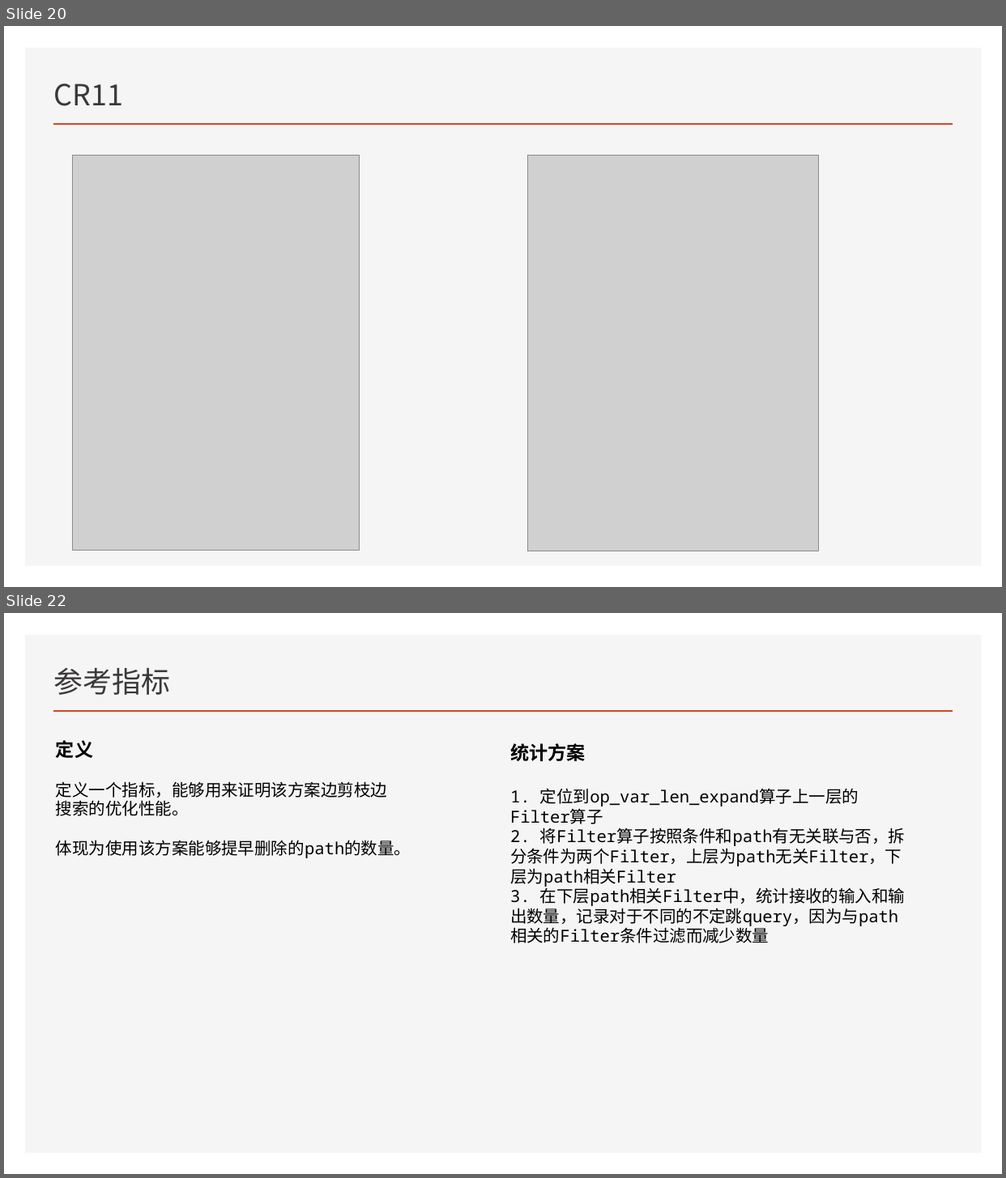
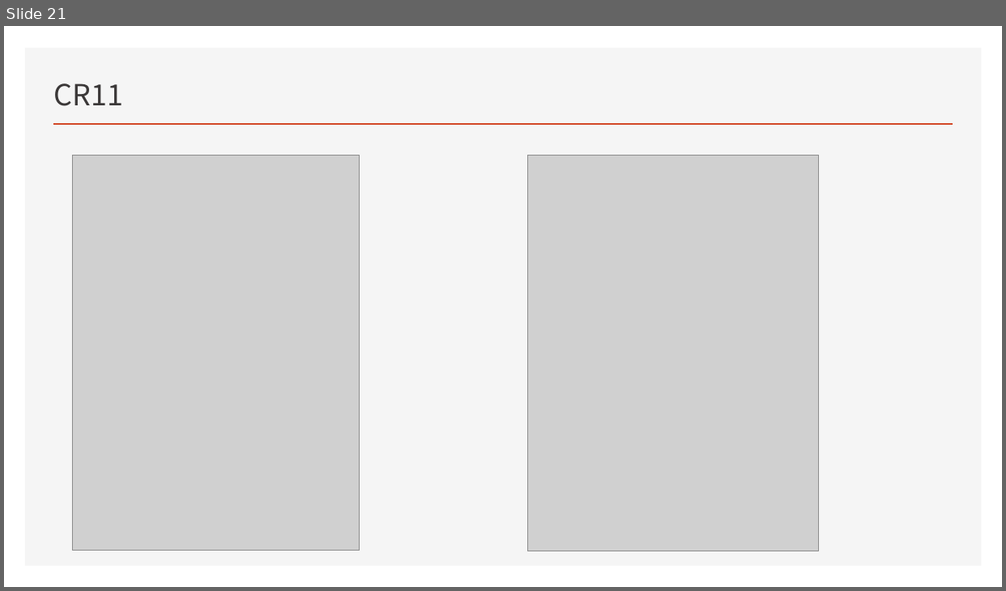
Before and after one commit to peace-dove/demo, a slide deck: transfer/4.3.pptx. Shown one above the other, each under a label of ours: slides 20 and 22 before the commit, slide 21 after it; the slides between them are not shown. The pictures are 1006x1178 and 1006x591 pixels, drawn with LibreOffice and Linux fonts; fonts in the diff are those of the drawing; grey boxes stand for pictures. Boxes give left, top, right and bottom in pixels: in the first picture for what was removed or moved away, otherwise in the second. Text is boxed around its words. In the diff, an @@ line names an element or a change of style, - is before the commit and + after.

```diff
--- a/transfer/4.3.pptx
+++ b/transfer/4.3.pptx
@@ slide 22 removed at bbox=[4, 613, 1002, 1174], background #FFFFFF; not listed: 2 template elements that a slide beside it also shows @@
@@ title removed at bbox=[54, 668, 171, 695] @@
-参考指标
@@ text removed at bbox=[56, 740, 411, 858] @@
-定义
-定义一个指标，能够用来证明该方案边剪枝边搜索的优化性能。
-体现为使用该方案能够提早删除的path的数量。
@@ text removed at bbox=[510, 743, 905, 926] @@
-统计方案
-1. 定位到op_var_len_expand算子上一层的Filter算子
-2. 将Filter算子按照条件和path有无关联与否，拆分条件为两个Filter，上层为path无关Filter，下层为path相关Filter
-3. 在下层path相关Filter中，统计接收的输入和输出数量，记录对于不同的不定跳query，因为与path相关的Filter条件过滤而减少数量
@@ what was slide 20 is now slide 21 @@
```
Also in this commit, not shown: 10 slides changed, 2 slides added, 3 other slides removed.
